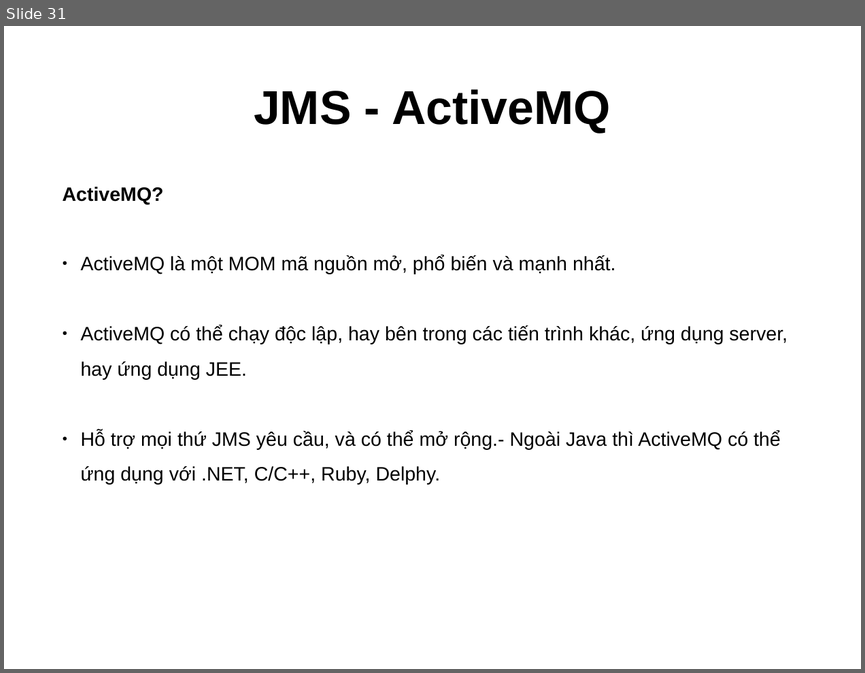
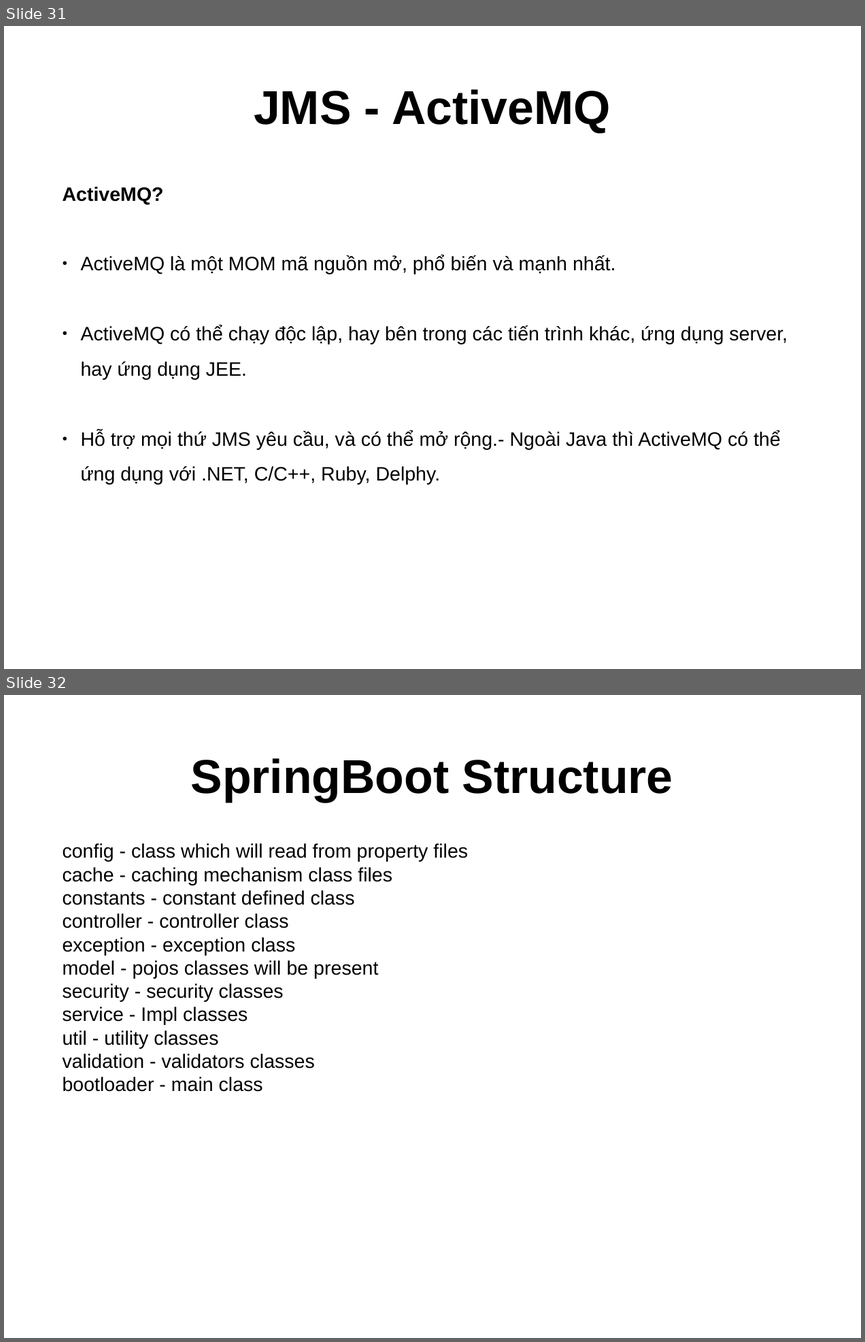
Before and after one commit to truongphan/documents, a slide deck: Spring.pptx. Shown one above the other, each under a label of ours: slide 31 before the commit, slides 31 and 32 after it. The pictures are 865x673 and 865x1342 pixels, drawn with LibreOffice and Linux fonts; fonts in the diff are those of the drawing. Boxes give left, top, right and bottom in pixels: in the first picture for what was removed or moved away, otherwise in the second. Text is boxed around its words. In the diff, an @@ line names an element or a change of style, - is before the commit and + after.

```diff
--- a/Spring.pptx
+++ b/Spring.pptx
@@ slide 32 added at <box>4,695,861,1338</box>, background #FFFFFF @@
@@ text added at <box>191,758,673,802</box>, 44 pt, text #000000, bold @@
+SpringBoot Structure
@@ text added at <box>62,843,468,1091</box>, 18 pt, text #000000 @@
+config - class which will read from property files
+cache - caching mechanism class files
+constants - constant defined class
+controller - controller class
+exception - exception class
+model - pojos classes will be present
+security - security classes
+service - Impl classes
+util - utility classes
+validation - validators classes
+bootloader - main class
```
Also in this commit, not shown: 1 slide changed.
